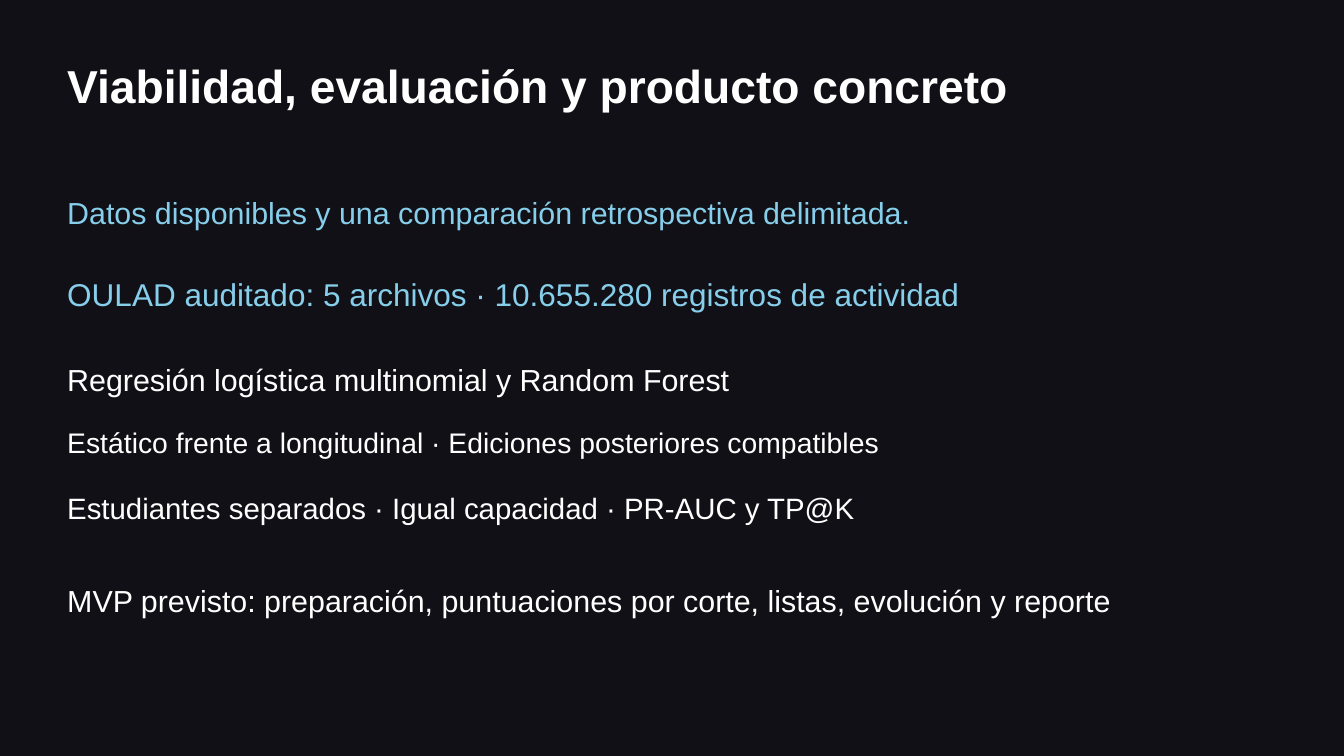
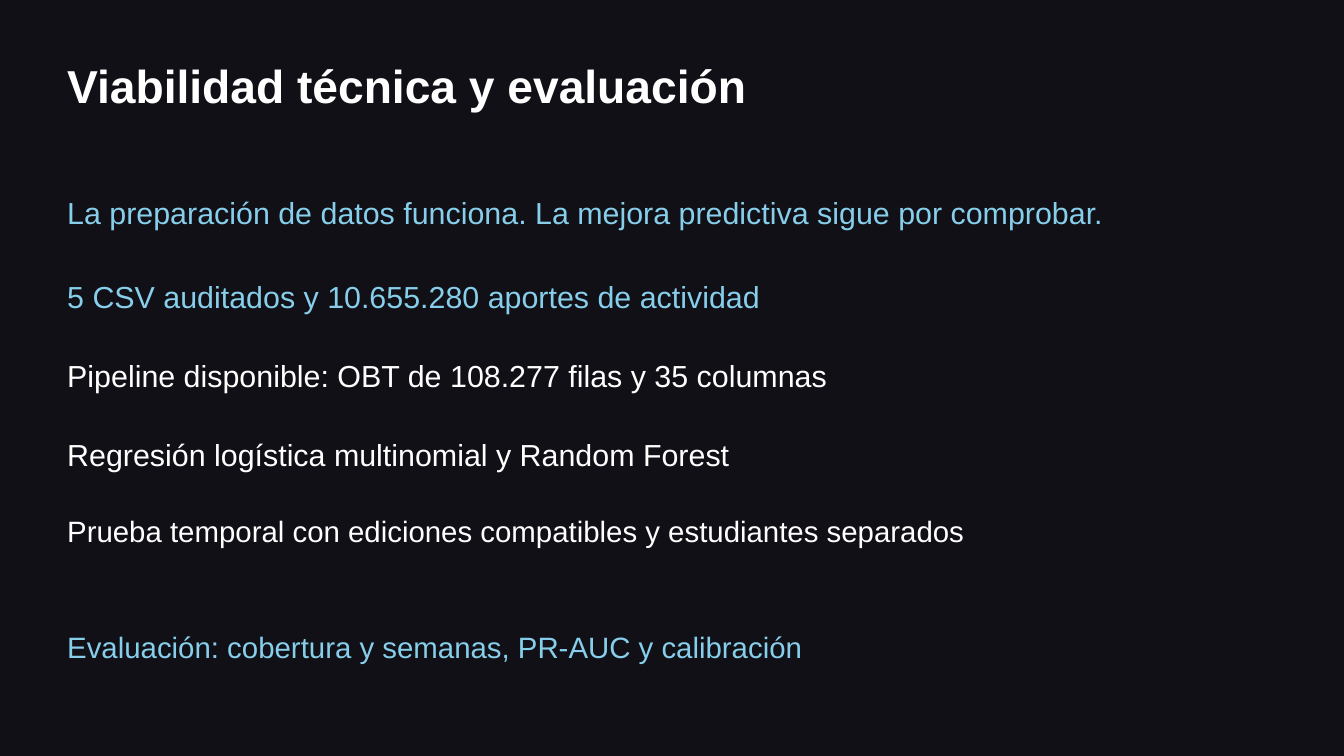
Before and after one commit to wilmerpuerta/data-science-end-to-end, a slide deck: slide 4 of psets/proyecto/oulad/pset-01/output/pitch/PSet1_pitch_Puerta_Wilmer.pptx. Drawn at 1344x756 pixels with LibreOffice and Linux fonts; fonts in the diff are those of the drawing. Boxes give left, top, right and bottom in pixels: in the first picture for what was removed or moved away, otherwise in the second. Text is boxed around its words. In the diff, an @@ line names an element or a change of style, - is before the commit and + after.

Commit message:
Cierra gaps de PSet 1 y alinea contrato de datos de PSet 2

```diff
--- a/psets/proyecto/oulad/pset-01/output/pitch/PSet1_pitch_Puerta_Wilmer.pptx
+++ b/psets/proyecto/oulad/pset-01/output/pitch/PSet1_pitch_Puerta_Wilmer.pptx
@@ text at box(67, 69, 746, 113): text changed @@
-Viabilidad, evaluación y producto concreto
+Viabilidad técnica y evaluación
@@ text at box(67, 201, 1103, 230): text changed @@
-Datos disponibles y una comparación retrospectiva delimitada.
+La preparación de datos funciona. La mejora predictiva sigue por comprobar.
@@ text at box(67, 286, 760, 314): text changed; size 22.5 to 21.8 pt @@
-OULAD auditado: 5 archivos · 10.655.280 registros de actividad
+5 CSV auditados y 10.655.280 aportes de actividad
@@ text added at box(67, 365, 827, 393), 21.8 pt, text #FFFFFF @@
+Pipeline disponible: OBT de 108.277 filas y 35 columnas
@@ text "Regresión logística multinomial y Random ...": place and size @@
-text "Regresión logística multinomial y Random ..." at box(67, 368, 729, 397)
+text "Regresión logística multinomial y Random ..." at box(67, 443, 729, 472)
@@ text removed at box(67, 432, 878, 459) @@
-Estático frente a longitudinal · Ediciones posteriores compatibles
@@ text at box(67, 520, 964, 548): text changed @@
-Estudiantes separados · Igual capacidad · PR-AUC y TP@K
+Prueba temporal con ediciones compatibles y estudiantes separados
@@ text at box(67, 636, 802, 664): text changed; size 21.8 to 21 pt; text colour #FFFFFF to #87CEEB @@
-MVP previsto: preparación, puntuaciones por corte, listas, evolución y reporte
+Evaluación: cobertura y semanas, PR-AUC y calibración
```
Also in this commit, not shown: 5 slides added, 5 slides removed, 35 other files.
